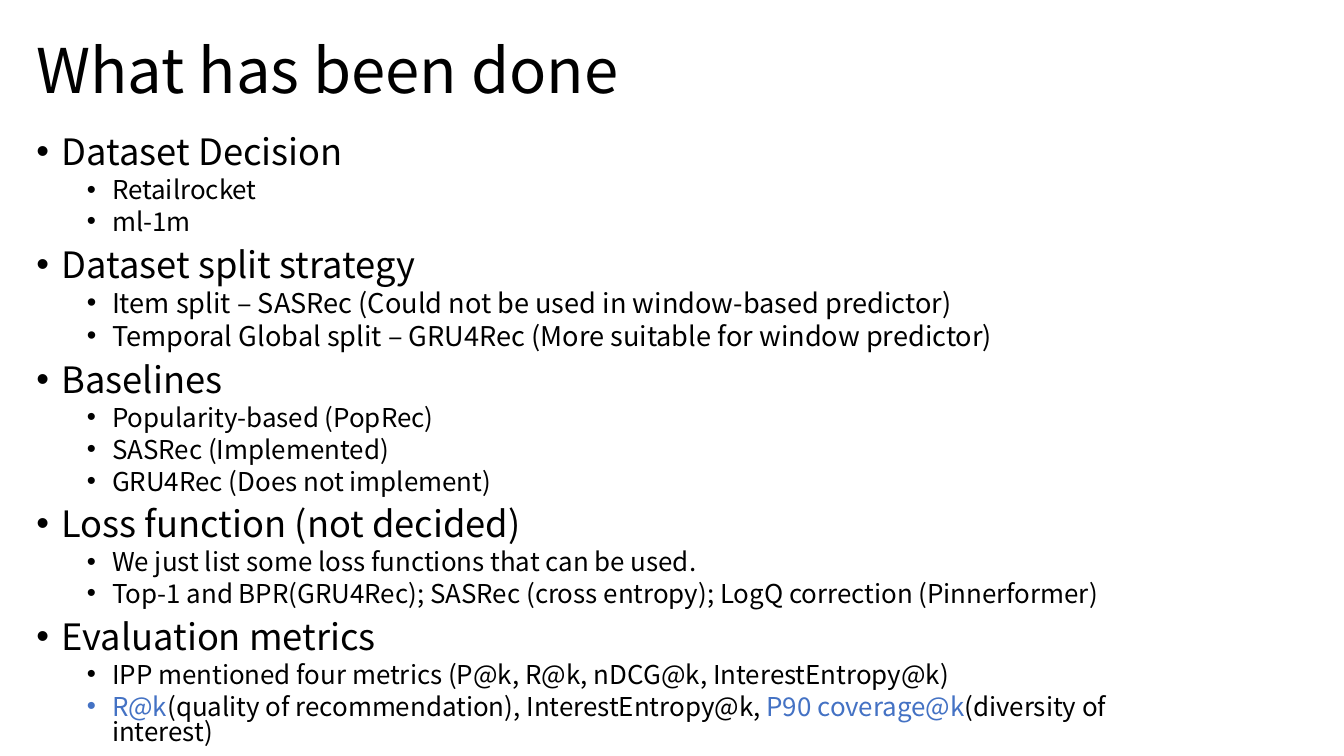
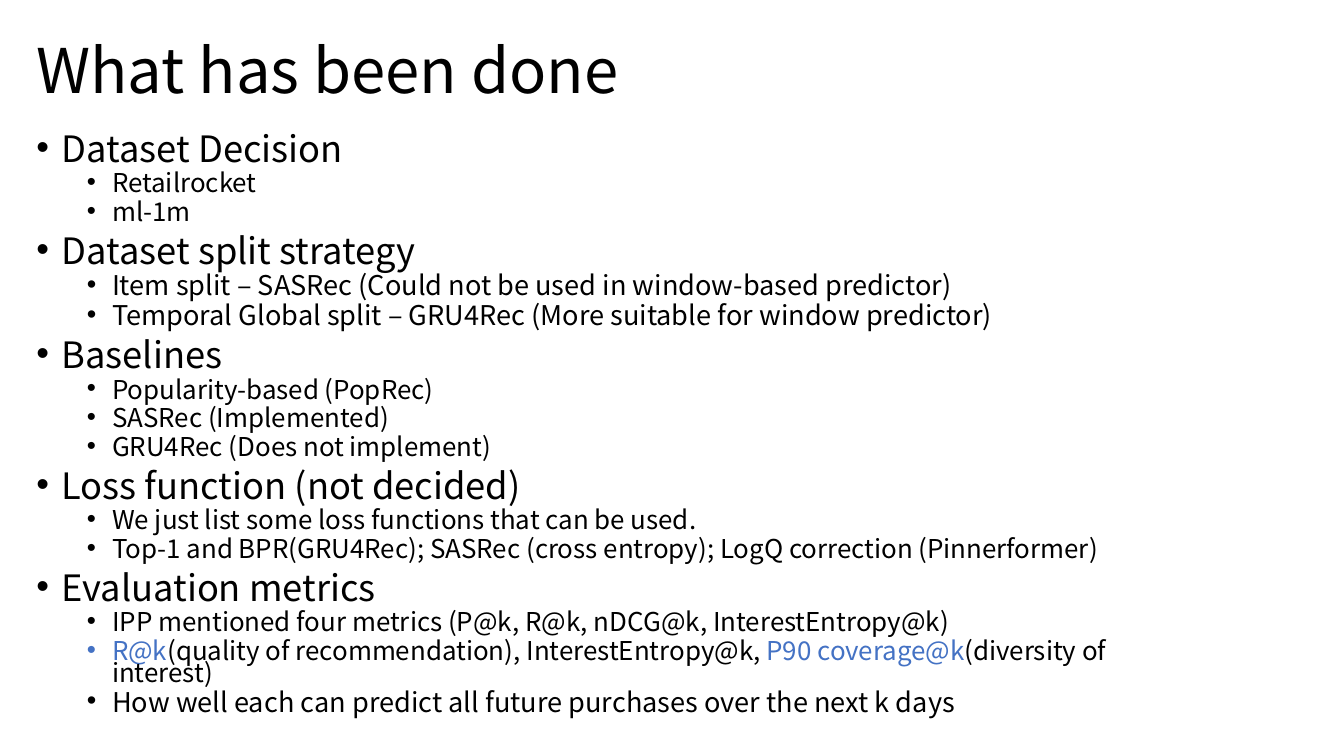
Before and after one commit to YunlongLin0125/Recommender-System, a slide deck: slide 2 of week1/Dissertation_1.pptx. Drawn at 1344x756 pixels with LibreOffice and Linux fonts; fonts in the diff are those of the drawing. Boxes give left, top, right and bottom in pixels: in the first picture for what was removed or moved away, otherwise in the second. Text is boxed around its words. In the diff, an @@ line names an element or a change of style, - is before the commit and + after.

Commit message:
update the SASRec reproduction after the meeting

```diff
--- a/week1/Dissertation_1.pptx
+++ b/week1/Dissertation_1.pptx
@@ text at <box>62,134,1106,687</box>: line spacing 0.8 to 0.7 @@
@@ text at <box>112,684,955,719</box>: paragraph added @@
+  • How well each can predict all future purchases over the next k days
```
Also in this commit, not shown: 1 other slide changed, 5 other files.
